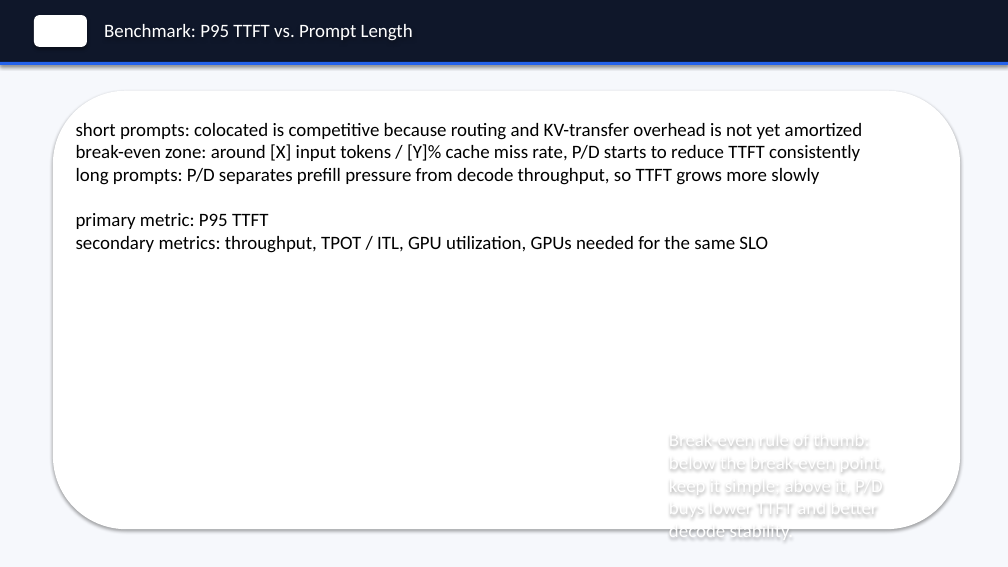
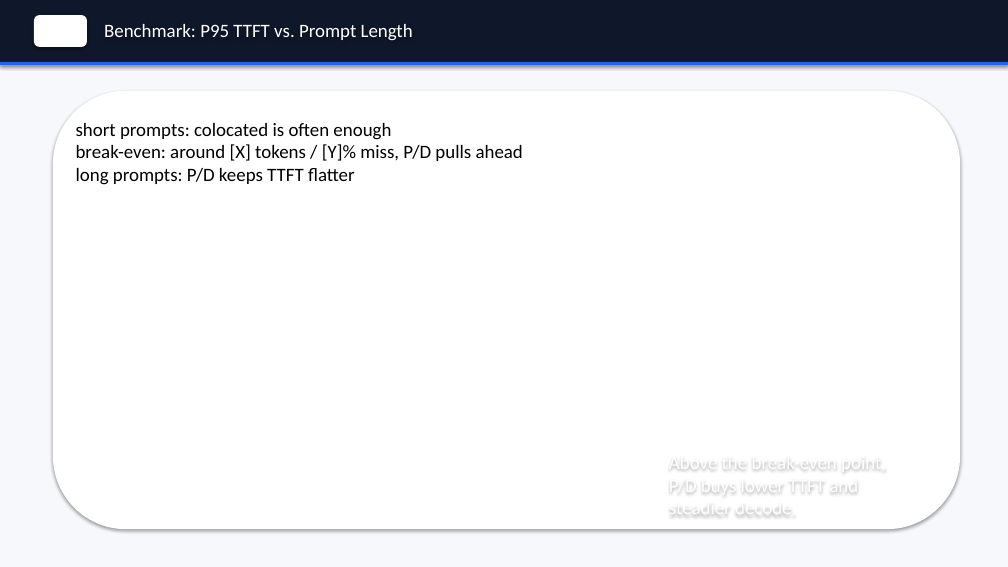
Before and after one commit to andyzhangx/demo, a slide deck: slide 31 of llm/kubecon-na-2026-pd-disaggregation.pptx. Drawn at 1008x567 pixels with LibreOffice and Linux fonts; fonts in the diff are those of the drawing. Boxes give left, top, right and bottom in pixels: in the first picture for what was removed or moved away, otherwise in the second. Text is boxed around its words. In the diff, an @@ line names an element or a change of style, - is before the commit and + after.

```diff
--- a/llm/kubecon-na-2026-pd-disaggregation.pptx
+++ b/llm/kubecon-na-2026-pd-disaggregation.pptx
@@ text at [76,123,523,185]: text changed @@
-short prompts: colocated is competitive because routing and KV-transfer overhead is not yet amortized
-break-even zone: around [X] input tokens / [Y]% cache miss rate, P/D starts to reduce TTFT consistently
-long prompts: P/D separates prefill pressure from decode throughput, so TTFT grows more slowly
-primary metric: P95 TTFT
-secondary metrics: throughput, TPOT / ITL, GPU utilization, GPUs needed for the same SLO
+short prompts: colocated is often enough
+break-even: around [X] tokens / [Y]% miss, P/D pulls ahead
+long prompts: P/D keeps TTFT flatter
@@ text at [669,452,886,520]: text changed @@
-Break-even rule of thumb: below the break-even point, keep it simple; above it, P/D buys lower TTFT and better decode stability.
+Above the break-even point, P/D buys lower TTFT and steadier decode.
```
Also in this commit, not shown: 17 other slides changed.
